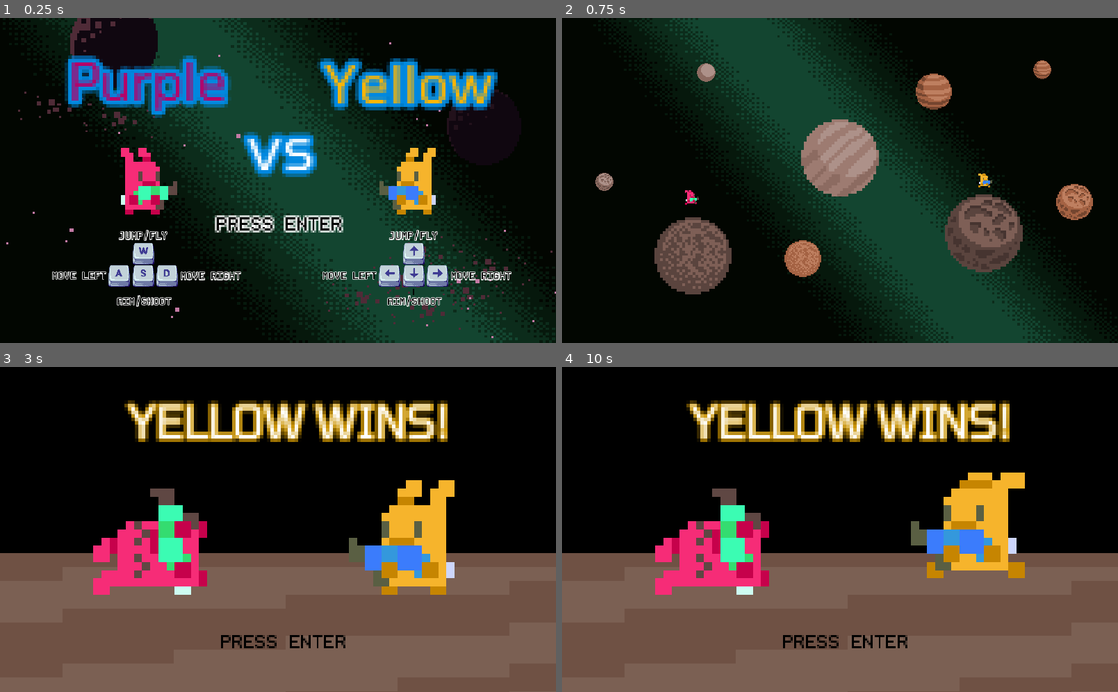
Above: before the commit, frames 1-4 (two rows, left to right).
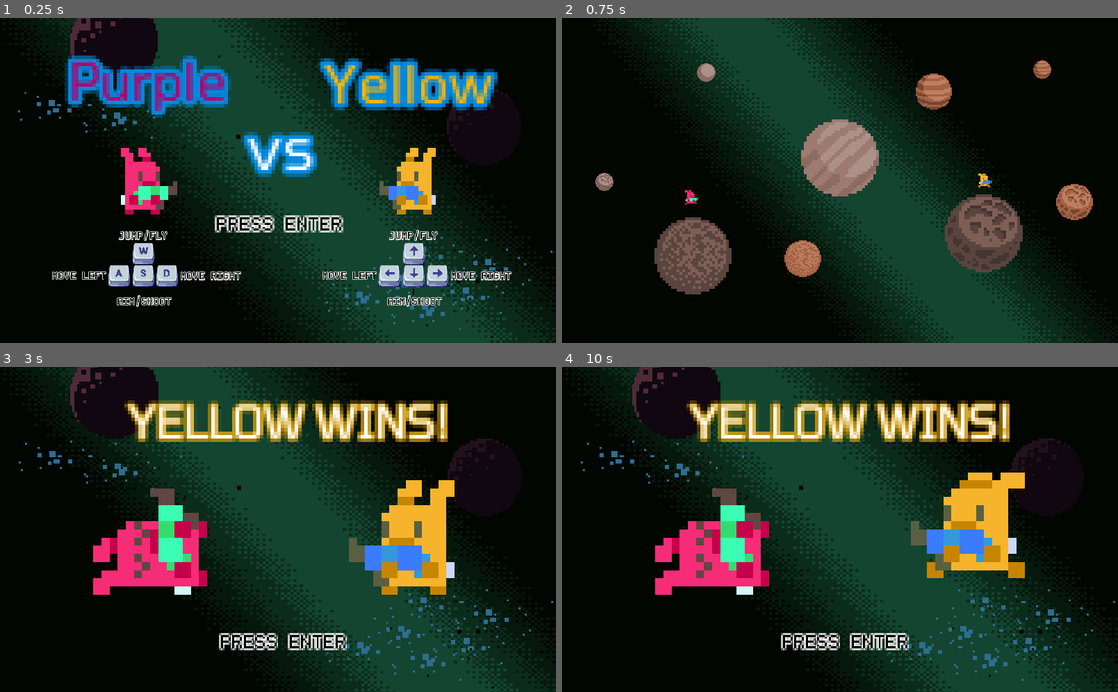
Above: after the commit, the same moments.

Repository: RichoM/Purple-vs-Yellow
Game: Godot game, scene res://menu.tscn
Same seed, same stepped clock (60 frames per second), same inputs: the game is played once before the commit and once after it.
Inputs (mouse positions are in pixels of both pictures, inside the frame that each line leads up to):
- Up to frame 1 (0.25 s): no input
- Up to frame 2 (0.75 s): click "PRESS ENTER" at 0.5 s
- Up to frame 3 (3 s): tap Enter at 1.25 s; move the mouse to (400, 513) at 1.27 s; hold D (p0_right) 1.28-2.78 s; tap S (p0_action) at 1.35, 2.85 s; tap W (p0_up) at 1.52, 2.27 s; tap Space at 2 s; move the mouse to (166, 545) at 2.02 s; tap Down (p1_action) at 2.1 s; move the mouse to (333, 458) at 2.77 s; hold A (p0_left) from 2.78 s (still down)
- Up to frame 4 (10 s): release A (p0_left) at 3.5 s; click "PRESS ENTER" at 3.5 s; tap Enter at 4.25 s; move the mouse to (812, 594) at 4.27 s; hold D (p0_right) 4.28-5.78 s; tap Down (p1_action) every 1.5 s from 4.35 to 8.85 s; tap W (p0_up) at 4.52, 5.27, 6.02, 7.52, 8.27, 9.02 s; move the mouse to (1006, 578) at 5.02 s; tap S (p0_action) every 1.5 s from 5.1 to 9.6 s; tap Space at 5.75 s; move the mouse to (673, 480) at 5.77 s; hold A (p0_left) 5.78-6.53 s; move the mouse to (867, 529) at 6.52 s; hold D (p0_right) 6.53-7.28 s; move the mouse to (756, 448) at 7.27 s; hold A (p0_left) 7.28-8.78 s; move the mouse to (962, 513) at 8.02 s; move the mouse to (728, 545) at 8.77 s; hold D (p0_right) from 8.78 s (still down); move the mouse to (895, 458) at 9.52 s

The runs differ from the first frame. In frame 1, 0.8% of the frame differs, in the area x 1-100%, y 7-99%; in frame 2, nothing differs; in frame 3, 56%; in frame 4, 56%, in the area x 0-100%, y 0-100%.

Commit message:
Improved visuals

Diff:
--- a/end.tscn
+++ b/end.tscn
@@ -8,6 +8,21 @@
 [ext_resource path="res://sfx/win/Ta Da-SoundBible.com-1884170640.wav" type="AudioStream" id=6]
 [ext_resource path="res://fonts/Tomorrow-Regular.ttf" type="DynamicFontData" id=7]
 [ext_resource path="res://planets/planets.tres" type="SpriteFrames" id=8]
+[ext_resource path="res://space_background_pack/layers/parallax-space-backgound.png" type="Texture" id=9]
+[ext_resource path="res://space_background_pack/layers/parallax-space-far-planets.png" type="Texture" id=10]
+[ext_resource path="res://space_background_pack/layers/parallax-space-stars.png" type="Texture" id=11]
+
+[sub_resource type="ShaderMaterial" id=11]
+shader = ExtResource( 3 )
+shader_param/Shift_Hue = -0.514
+shader_param/Shift_Sat = 0.265
+shader_param/Shift_Val = -0.038
+
+[sub_resource type="ShaderMaterial" id=12]
+shader = ExtResource( 3 )
+shader_param/Shift_Hue = 0.616
+shader_param/Shift_Sat = 0.223
+shader_param/Shift_Val = 0.257
 
 [sub_resource type="ShaderMaterial" id=1]
 shader = ExtResource( 3 )
@@ -43,6 +58,7 @@
 shader_param/Shift_Val = null
 
 [sub_resource type="DynamicFont" id=6]
+outline_size = 1
 font_data = ExtResource( 5 )
 
 [sub_resource type="InputEventAction" id=7]
@@ -66,12 +82,28 @@
 [node name="end" type="Node2D"]
 script = ExtResource( 4 )
 
-[node name="background" type="Polygon2D" parent="."]
-position = Vector2( 128.058, -18.3527 )
-color = Color( 0, 0, 0, 1 )
-polygon = PoolVector2Array( -288.957, -54.1085, 31.7869, -55.7921, 33.6344, 84.1782, -288.211, 82.9877 )
+[node name="background2" type="Sprite" parent="."]
+material = SubResource( 11 )
+position = Vector2( 0, -4.194 )
+scale = Vector2( 1.13665, 0.940339 )
+texture = ExtResource( 9 )
+
+[node name="background3" type="Sprite" parent="."]
+material = SubResource( 12 )
+position = Vector2( 0.84332, 0.978562 )
+scale = Vector2( 0.751, 0.751 )
+texture = ExtResource( 11 )
+__meta__ = {
+"_editor_description_": ""
+}
+
+[node name="background4" type="Sprite" parent="."]
+position = Vector2( 0, -3.17024 )
+scale = Vector2( 0.831059, 0.870687 )
+texture = ExtResource( 10 )
 
 [node name="floor2" type="AnimatedSprite" parent="."]
+visible = false
 modulate = Color( 0.709804, 0.658824, 0.603922, 1 )
 position = Vector2( 2.88847, 80.2485 )
 scale = Vector2( 41.1912, 5.11854 )
--- a/menu.tscn
+++ b/menu.tscn
@@ -17,6 +17,12 @@
 shader_param/Shift_Hue = -0.514
 shader_param/Shift_Sat = 0.265
 shader_param/Shift_Val = -0.038
+
+[sub_resource type="ShaderMaterial" id=14]
+shader = ExtResource( 3 )
+shader_param/Shift_Hue = 0.616
+shader_param/Shift_Sat = 0.223
+shader_param/Shift_Val = 0.257
 
 [sub_resource type="ShaderMaterial" id=1]
 shader = ExtResource( 3 )
@@ -89,8 +95,9 @@
 texture = ExtResource( 9 )
 
 [node name="background2" type="Sprite" parent="."]
+material = SubResource( 14 )
 position = Vector2( 0.84332, 0.978562 )
-scale = Vector2( 0.751159, 0.752999 )
+scale = Vector2( 0.751, 0.751 )
 texture = ExtResource( 11 )
 __meta__ = {
 "_editor_description_": ""
Not shown: 1 places in end.tscn that only renumber resources
Not shown: 1 places in menu.tscn that only renumber resources
